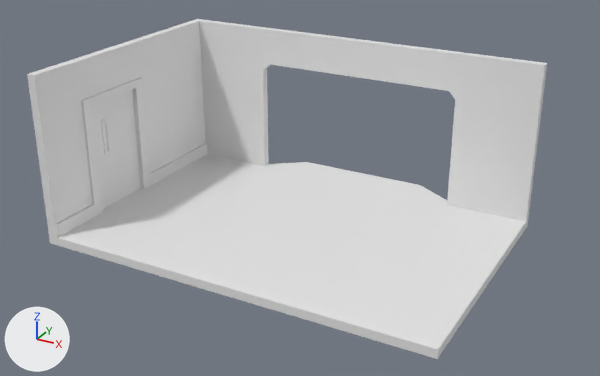
What one commit did to the glTF model scenes/Stage/stage_working.gltf.
The view is the same before and after, from a 50 mm camera at (20.5, -37.8, 21.0) aimed at (0.0, -0.5, 2.3). Arrows for +X, +Y and +Z are at lower left; the lights stay in place. Vertices at the same position are counted once.

Names of what the first picture shows: 'stage_base'.
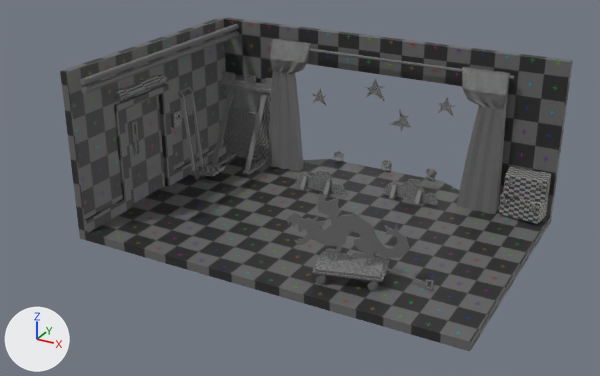
The change, as a list of edits to the scene's bpy script:
```text
Add img_untitled:
    img_untitled = load_image('Untitled', '_unpacked/Untitled', 1024, 1024, 'sRGB')
Add mat_uv_check:
    mat_uv_check = bpy.data.materials.new('uv check')
    # uses the picture img_untitled
Change me_cube_001__col:
    used by ob_stage_base; location = (-1.07, -1.24, 0.0)
    remove me_cube_001__col.from_pydata(...)  # 235 vertices, 413 faces; spans x -10.6..12.2, y -7.1..9.4, z -0.5..9.2
    add me_cube_001__col.from_pydata(...)  # 2027 vertices, 3754 faces; spans x -10.6..12.2, y -7.1..9.7, z -0.5..9.2
    me_cube_001__col part 1: a new loose piece, an 8-sided cylinder along x spanning x -6.3..9.37, y 6.87..7.05, z 8.01..8.19, in mat_uv_check
    me_cube_001__col part 2: 89 vertices moved from x -10.6..-1.2, y -7.1..7.4, z -0.5..9.2 to x -10.6..-1.9, y -7.1..7.4, z -0.5..9.2; 45 vertices removed from x -10.6..-5.1, y -7.1..1.2, z 0.0..7.0; 1276 vertices added at x -10.6..12.1, y -7.1..9.7, z -0.5..9.0
    me_cube_001__col part 3: 4 vertices removed from x 12.2, y -2.4..-1.9, z -0.5..0.0; 549 vertices added at x 1.9..12.2, y -6.0..-1.6, z -0.5..4.5
    me_cube_001__col part 4: 255 faces spanning x -10.6..12.2, y -7.1..9.4, z -0.5..9.2 switch from no material to mat_uv_check
Change ob_stage_base:
    ob_stage_base.location: (-1.07, -1.24, 0.0) -> (0.0, 0.0, 0.0)
```

Boxes (x1, y1, x2, y2) around the edits, measured in the pictures (600 x 376 px):
'stage_base', reshaped, moved
    before: (27, 19, 547, 359)
    after: (60, 17, 573, 351)
part 1 of me_cube_001__col, added
    after: (269, 43, 514, 79)
part 2 of me_cube_001__col, built on
    before: (27, 74, 293, 257)
    after: (66, 24, 551, 260)
part 3 of me_cube_001__col, built on
    before: (390, 269, 490, 318)
    after: (287, 193, 516, 311)
part 4 of me_cube_001__col, recoloured (white to grey)
    before: (29, 19, 547, 359)
    after: (62, 17, 573, 351)
